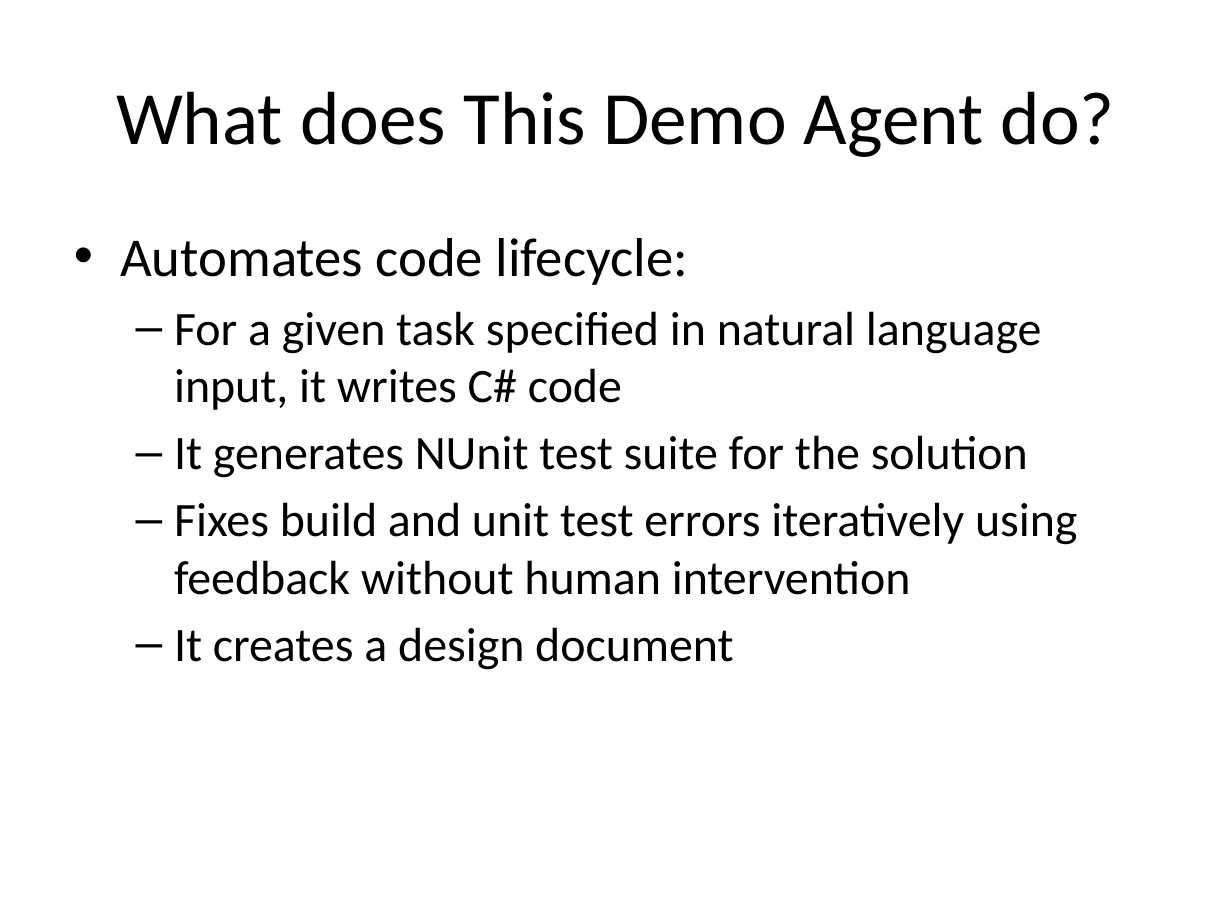
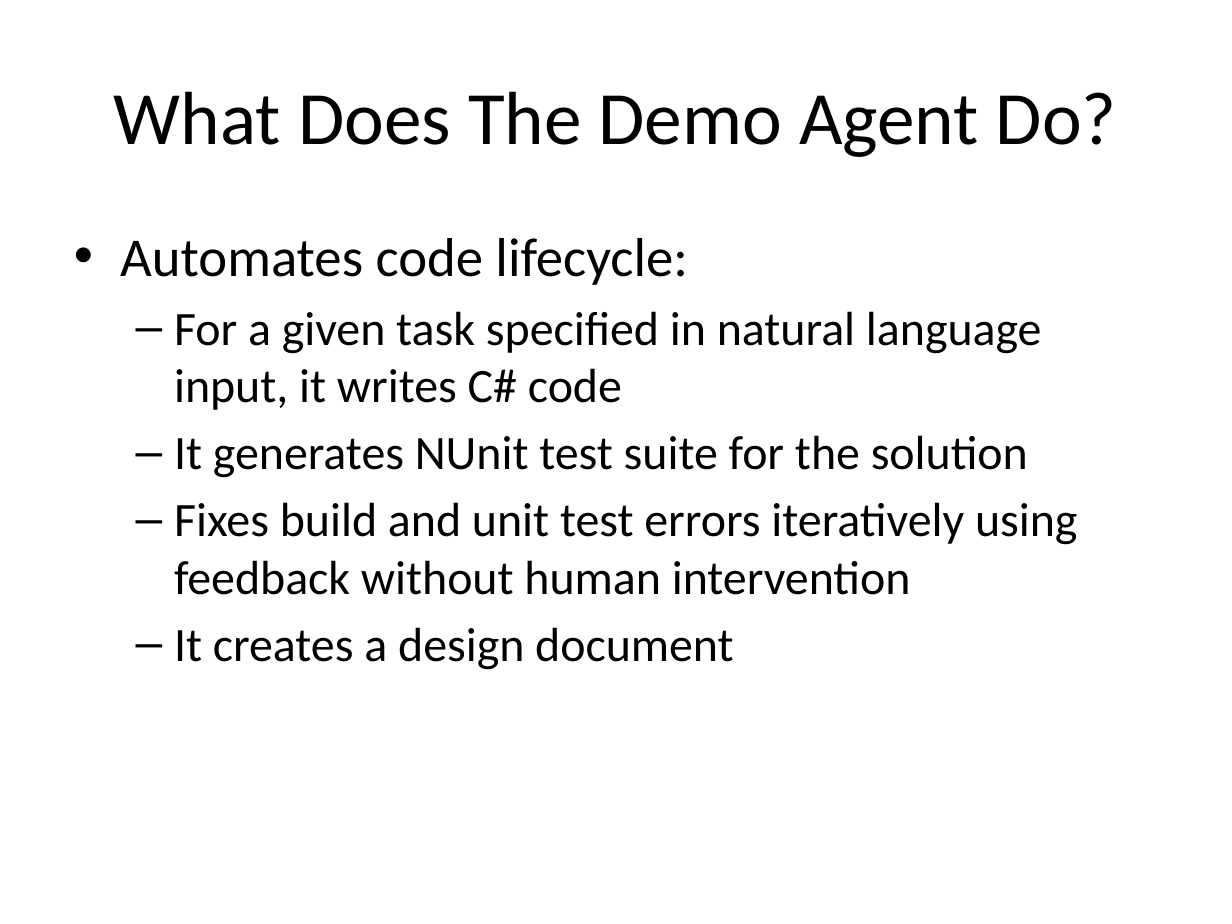
Before and after one commit to kishorec/CSharpCodeGenAgents, a slide deck: slide 4 of docs/CodeGenAgentPresentation.pptx. Drawn at 1232x924 pixels with LibreOffice and Linux fonts; fonts in the diff are those of the drawing. Boxes give left, top, right and bottom in pixels: in the first picture for what was removed or moved away, otherwise in the second. Text is boxed around its words. In the diff, an @@ line names an element or a change of style, - is before the commit and + after.

Commit message:
updated the demo

```diff
--- a/docs/CodeGenAgentPresentation.pptx
+++ b/docs/CodeGenAgentPresentation.pptx
@@ title at (x1=114, y1=91, x2=1117, y2=157): text changed @@
-What does This Demo Agent do?
+What Does The Demo Agent Do?
```
Also in this commit, not shown: 3 other slides changed, 6 other files.
